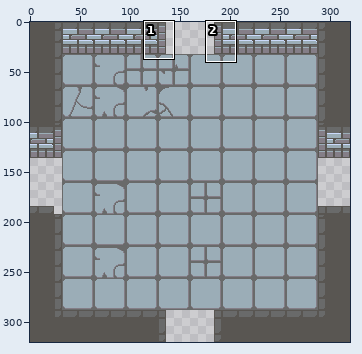
A pixel-art file gets an edit: sprites/asprite_files/tilemap/tilemap.ase. Above, an overview of the earlier version with the close-up marked.
Close-up. Before:
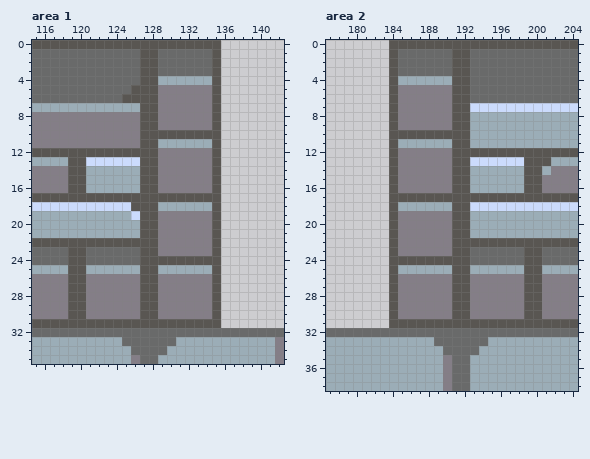
320x320 pixels, 1 frame. Shown: area 1: x 115..142, y 0..35; area 2: x 177..204, y 0..38. The commit also changed other parts of the picture, which this record leaves out.
Now the later version:
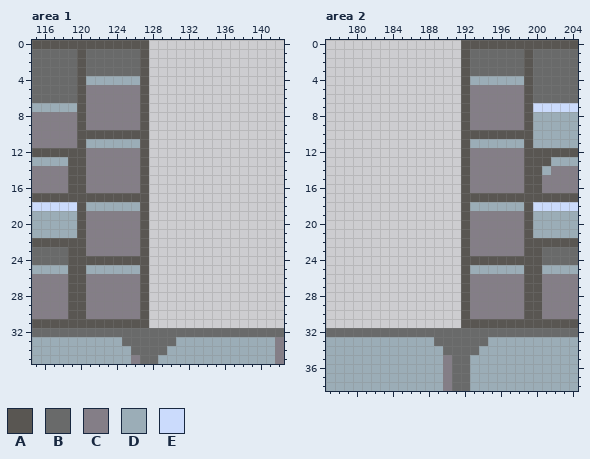
Palette (. is transparent): A #595652  B #696a6a  C #847e87  D #9badb7  E #cbdbfc
The exact change:
Area 1, layer "Layer 1":
Colour B becomes colour A in rows 1 to 6 at x 120; in row 24 at x 121 to 126.
Colour C becomes colour A in rows 8 to 9 at x 120; in row 10 at x 120 to 126; in row 11 at x 120.
Colour D becomes colour A in row 7 at x 120; in rows 19 to 21 at x 120.
Colour E becomes colour A in row 18 at x 120.
Colour A becomes colour C in row 5 at x 126; in row 6 at x 125 to 126; in row 12 at x 121 to 126; in row 22 at x 121 to 126.
Colour B becomes colour C in row 5 at x 121 to 125; in row 6 at x 121 to 124; in row 23 at x 121 to 126.
Colour D becomes colour C in row 7 at x 121 to 126; in rows 14 to 16 at x 121 to 126; in row 19 at x 121 to 125; in rows 20 to 21 at x 121 to 126.
Colour E becomes colour C in row 13 at x 121 to 126; in row 19 at x 126.
Colour A becomes colour D in row 18 at x 126.
Colour B becomes colour D in row 4 at x 121 to 126.
Colour C becomes colour D in row 11 at x 121 to 126.
Colour E becomes colour D in row 18 at x 121 to 125.
The author cleared colour A in row 0 at x 128 to 135; in rows 1 to 9 at x 128 and 135; in row 10 at x 128 to 135; in rows 11 to 16 at x 128 and 135; in row 17 at x 128 to 135; in rows 18 to 23 at x 128 and 135.
The author cleared colour A in row 24 at x 128 to 135; in rows 25 to 30 at x 128 and 135; in row 31 at x 128 to 135.
The author cleared colour B in rows 1 to 3 at x 129 to 134.
The author cleared colour C in rows 5 to 9 at x 129 to 134; in rows 12 to 16 at x 129 to 134; in rows 19 to 23 at x 129 to 134; in rows 26 to 30 at x 129 to 134.
The author cleared colour D in row 4 at x 129 to 134; in row 11 at x 129 to 134; in row 18 at x 129 to 134; in row 25 at x 129 to 134.
Area 2, layer "Layer 1":
Colour B becomes colour A in rows 1 to 6 at x 199; in row 24 at x 193 to 198.
Colour D becomes colour A in rows 8 to 9 at x 199; in row 10 at x 193 to 199; in row 11 at x 199; in rows 19 to 21 at x 199.
Colour E becomes colour A in row 7 at x 199; in row 18 at x 199.
Colour A becomes colour C in row 12 at x 193 to 198; in row 22 at x 193 to 198.
Colour B becomes colour C in rows 5 to 6 at x 193 to 198; in row 23 at x 193 to 198.
Colour D becomes colour C in rows 8 to 9 at x 193 to 198; in rows 14 to 16 at x 193 to 198; in rows 19 to 21 at x 193 to 198.
Colour E becomes colour C in row 7 at x 193 to 198; in row 13 at x 193 to 198.
Colour B becomes colour D in row 4 at x 193 to 198.
Colour E becomes colour D in row 18 at x 193 to 198.
The author cleared colour A in row 0 at x 184 to 191; in rows 1 to 9 at x 184 and 191; in row 10 at x 184 to 191; in rows 11 to 16 at x 184 and 191; in row 17 at x 184 to 191; in rows 18 to 23 at x 184 and 191.
The author cleared colour A in row 24 at x 184 to 191; in rows 25 to 30 at x 184 and 191; in row 31 at x 184 to 191.
The author cleared colour B in rows 1 to 3 at x 185 to 190.
The author cleared colour C in rows 5 to 9 at x 185 to 190; in rows 12 to 16 at x 185 to 190; in rows 19 to 23 at x 185 to 190; in rows 26 to 30 at x 185 to 190.
The author cleared colour D in row 4 at x 185 to 190; in row 11 at x 185 to 190; in row 18 at x 185 to 190; in row 25 at x 185 to 190.
